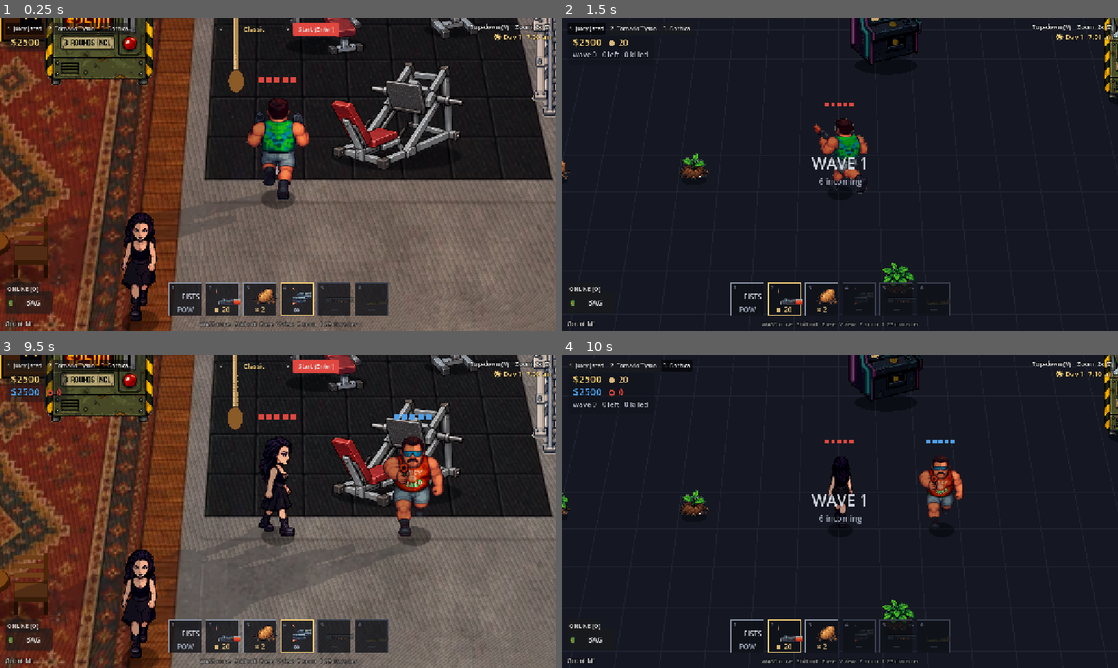
Above: before the commit, frames 1-4 (two rows, left to right).
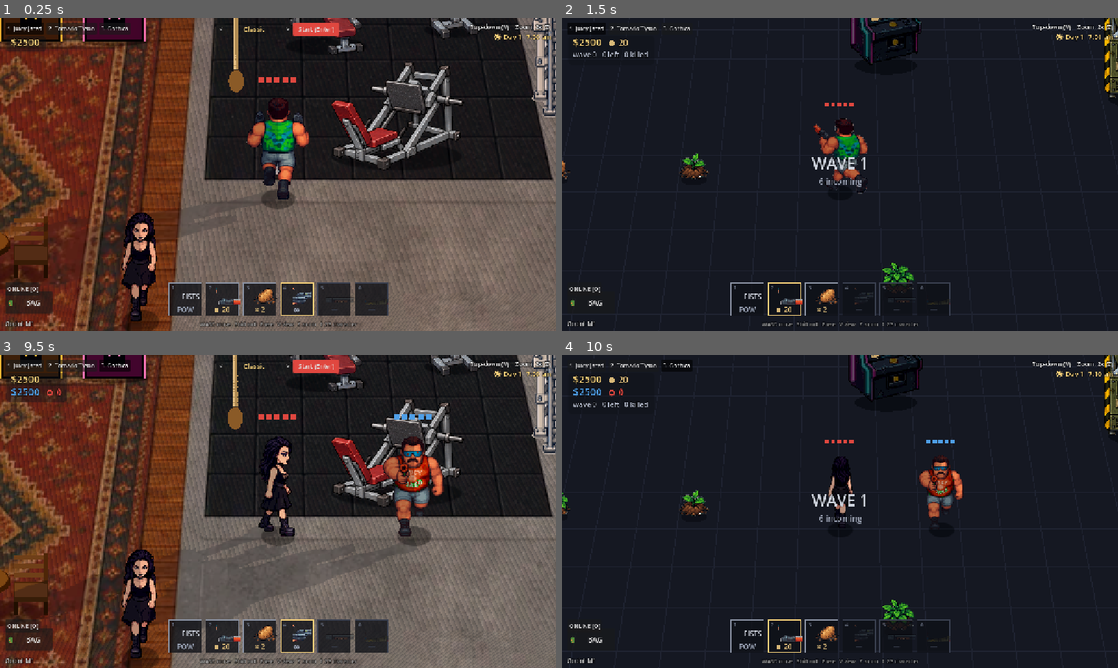
Above: after the commit, the same moments.

Repository: eflare17/Smashed-tv
Game: Godot game, scene res://scenes/main.tscn
Same seed, same stepped clock (60 frames per second), same inputs: the game is played once before the commit and once after it.
Inputs (mouse positions are in pixels of both pictures, inside the frame that each line leads up to):
- Up to frame 1 (0.25 s): no input
- Up to frame 2 (1.5 s): click "Start (Enter)" at 0.5 s; click "1 Juicy Jared" at 1.25 s
- Up to frame 3 (9.5 s): click "2 Tornado Tyson" at 2 s; click "3 Gothica" at 2.75 s; click "BAG" at 3.5 s; click "BAG" at 4.25 s; click "X" at 5 s; tap Enter (start_run) at 5.75 s; move the mouse to (400, 495) at 5.77 s; hold D (arcade_right) 5.78-6.5 s; hold E (interact) 5.78-6.5 s; click (400, 495) at 5.85 s; drag from (166, 527) to (250, 574) at 6.52 s; move the mouse to (333, 442) at 7.27 s; hold D (arcade_right) 7.28-8 s; hold P (add_player) 7.28-8 s; click (333, 442) at 7.42 s; tap E (interact) at 7.55, 9.05 s; drag from (250, 574) to (111, 464) at 8.02 s; move the mouse to (444, 558) at 8.77 s; hold A (arcade_left) from 8.78 s (still down); hold Space (arcade_fire) from 8.78 s (still down); click (444, 558) at 8.92 s; tap R (restart) at 9.4 s
- Up to frame 4 (10 s): release A (arcade_left) at 9.5 s; release Space (arcade_fire) at 9.5 s; click "Start (Enter)" at 9.5 s

The runs differ from the first frame. In frame 1, 3.5% of the frame differs, in the area x 8-28%, y 0-22%; in frame 2, nothing differs; in frame 3, 3.3%; in frame 4, nothing differs.

Commit message:
Godot: online co-op (host and join by room code over PeerJS), phone fixes (full screen, portrait camera, steadier touch); E picks what he faces; no vending machine in the lobby (as the HTML game); godot-play/ updated
Co-Authored-By: Claude Opus 5.5 <noreply@anthropic.com>
Claude-Session: https://claude.ai/code/session_01FWmdVFoLeVVHE1LT8NXN4Z

Diff:
--- a/godot/scripts/lobby_life/lobby_life.gd
+++ b/godot/scripts/lobby_life/lobby_life.gd
@@ -89,11 +89,13 @@
 	var v = main.get(k)
 	return v if v is Node else null
 
+## (No vending machine here: the HTML game only has it in runs, where the fight puts it; a lobby one stood right in
+## front of the Bricks cabinet and took its E. LobbyVend stays for a run-side use.)
 func _make_things() -> void:
 	for pair in [
 		["pool", LobbyPool], ["gym", LobbyGym], ["rope", LobbyRope], ["table", LobbyTable],
 		["mirror", LobbyMirror], ["wardrobe", LobbyWardrobe], ["bed", LobbyBed], ["shroom", LobbyShroom],
-		["slot", LobbySlot], ["vend", LobbyVend], ["bbq", LobbyBbq], ["goth_life", GothLife],
+		["slot", LobbySlot], ["bbq", LobbyBbq], ["goth_life", GothLife],
 	]:
 		var n: Node = pair[1].new()
 		n.name = String(pair[0]).capitalize().replace(" ", "")
--- a/godot/scripts/player/player.gd
+++ b/godot/scripts/player/player.gd
@@ -357,7 +357,18 @@
 			var reach = n.get("reach")
 			if reach == null:
 				reach = 40.0
-			if d > float(reach) or d >= best_d:
+			if d > float(reach):
+				continue
+			# things in front of him win over things beside or behind him (the vending machine stands just in
+			# front of the Bricks cabinet: facing the cabinet picks the cabinet)
+			var to := GameData.from_3d(n.global_position)
+			var me := html_pos()
+			var dir := Vector2(to.x - me.x, to.y - me.y)
+			var looks := Vector2(cos(look_ang), sin(look_ang)) if is_first_person() else facing
+			# (only for things a step or more away: right under him, which way he faces doesn't matter)
+			if dir.length() > 10.0 and looks.length() > 0.001:
+				d -= 20.0 * dir.normalized().dot(looks.normalized())
+			if d >= best_d:
 				continue
 			var l = n.label_for(self)
 			if l is String and l != "":
--- a/godot/test/arcade/arcade_test.gd
+++ b/godot/test/arcade/arcade_test.gd
@@ -241,6 +241,9 @@
 	ov.close()
 	check("overlay: the best score is kept", int(arcade.hi.get("snake", 0)) >= 7, str(arcade.hi))
 	check("overlay: closing gives him back", p.controls_enabled and not Arcade.is_open())
+	# he faces the cabinet again (the lobby's vending machine stands just behind him: facing away buys from it)
+	p.facing = Vector2(0, -1)
+	await get_tree().process_frame
 	p.use()
 	await get_tree().process_frame
 	arcade.md._btn_bricks.pressed.emit()
--- a/godot/test/lobby_life/t_core.gd
+++ b/godot/test/lobby_life/t_core.gd
@@ -5,7 +5,7 @@
 	var ll: LobbyLife = t.ll
 	t.check(ll != null and ll.get_parent() == t.main, "installed under main")
 	t.check(ll.get_index() < t.main.hud.get_index(), "before the Hud in main's children")
-	for k in ["pool", "gym", "rope", "table", "mirror", "wardrobe", "bed", "shroom", "slot", "vend", "bbq", "goth_life"]:
+	for k in ["pool", "gym", "rope", "table", "mirror", "wardrobe", "bed", "shroom", "slot", "bbq", "goth_life"]:
 		t.check(ll.things.has(k), "thing " + k)
 	var c := ll.cash(ll.player)
 	t.check(c >= 40, "starts with money (%d)" % c)
Renamed: godot/test/lobby_life/t_vend.gd -> godot/test/lobby_life/skip_vend.gd.txt
Not shown, removed: godot/test/lobby_life/t_vend.gd.uid
Not shown, changed: godot-play/index.html
Not shown, changed: godot-play/index.pck
Not shown, changed: godot/OVERNIGHT.md
